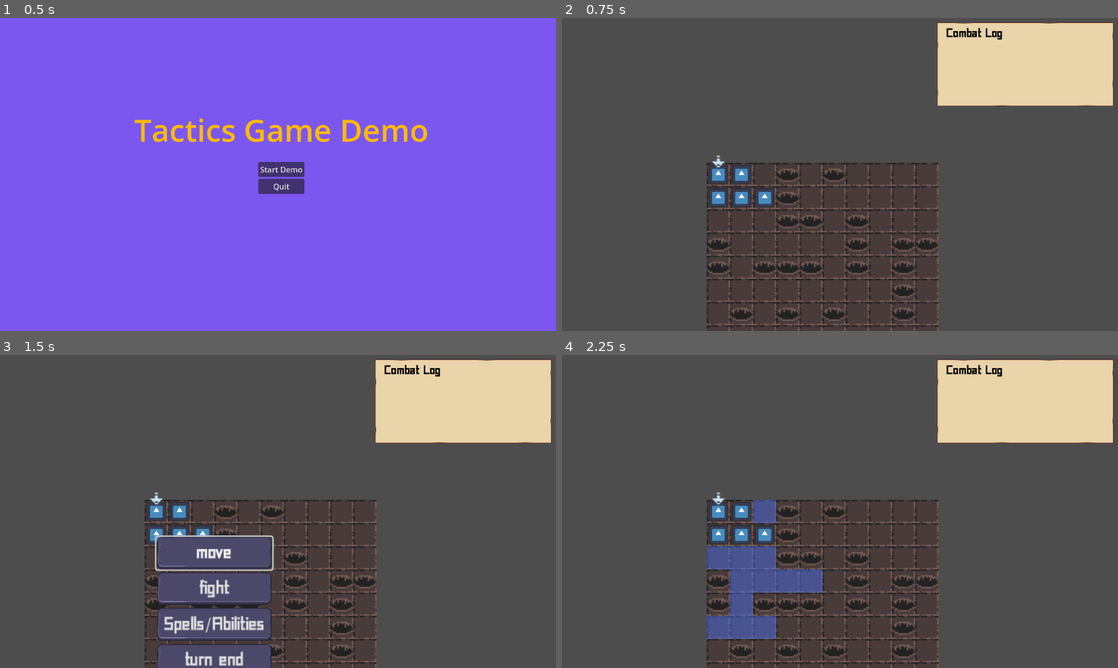
Above: before the commit, frames 1-4 (two rows, left to right).
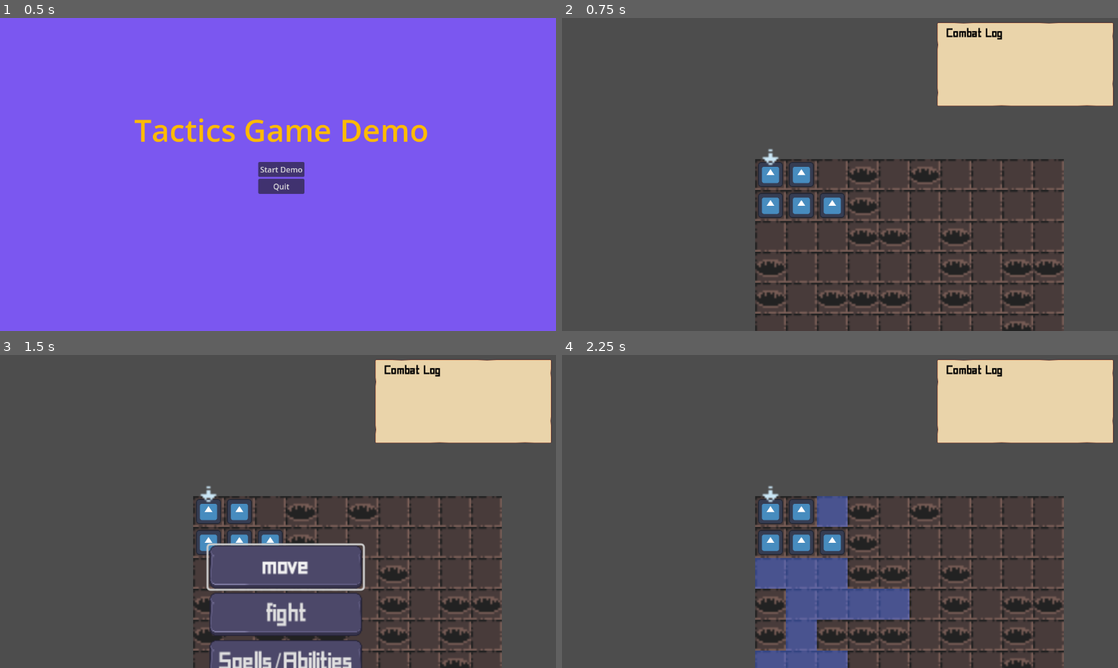
Above: after the commit, the same moments.

Repository: brianhall1313/dungeon-tactics
Game: Godot game, scene res://Scene/start_screen.tscn
The game is run twice, just before and just after one commit, with the same random seed, the same clock (stepped at 60 frames per second) and the same inputs. The engine's default icon, where the game draws it, is replaced by a stand-in: a white triangle on a blue panel in a dark square.
Inputs (mouse positions are in pixels of both pictures, inside the frame that each line leads up to):
- Up to frame 1 (0.5 s): no input
- Up to frame 2 (0.75 s): click "Start Demo" at 0.5 s
- Up to frame 3 (1.5 s): tap Enter at 1.25 s; move the mouse to (461, 401) at 1.27 s
- Up to frame 4 (2.25 s): click "move" at 2 s

Frame 1 is identical in both runs. In frame 2, 12% of the frame differs, in the area x 26-91%, y 41-100%; in frame 3, 19%; in frame 4, 17%.

Commit message:
oops, forgot to make sure level setup happened

Diff:
--- a/Global/Global.gd
+++ b/Global/Global.gd
@@ -8,8 +8,8 @@
 var current_level:int = 0
 @onready var free_spaces:Array=[4]
 @onready var water_spaces:Array=[]
-@onready var flight_spaces:Array=[]
-@onready var wall_spaces:Array=[5,9,10,11]
+@onready var flight_spaces:Array=[5]
+@onready var wall_spaces:Array=[9,10,11]
 
 func _ready():
 	randomize()
--- a/Scene/Map.gd
+++ b/Scene/Map.gd
@@ -498,6 +498,8 @@
 	var layout:Array=level['grid_layout'].split(':')
 	height=len(layout)
 	width=len(layout[0])
+	MovementTools.setup(height,width)
+	RangeFinder.setup(height,width)
 	var row:int = 0
 	var column:int = 0
 	clear_layer(0)
--- a/Scene/Map.tscn
+++ b/Scene/Map.tscn
@@ -92,7 +92,7 @@
 metadata/_edit_group_ = true
 
 [node name="Camera2D2" type="Camera2D" parent="Pointer"]
-zoom = Vector2(3, 3)
+zoom = Vector2(4, 4)
 limit_left = -100
 limit_top = -100
 
